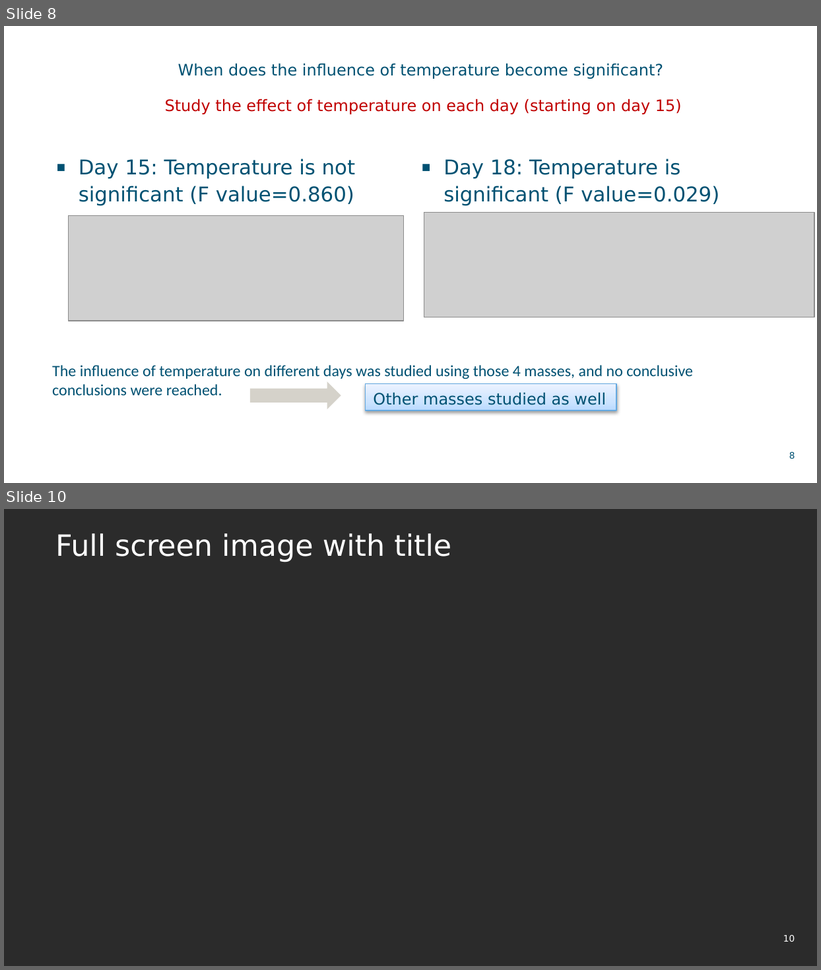
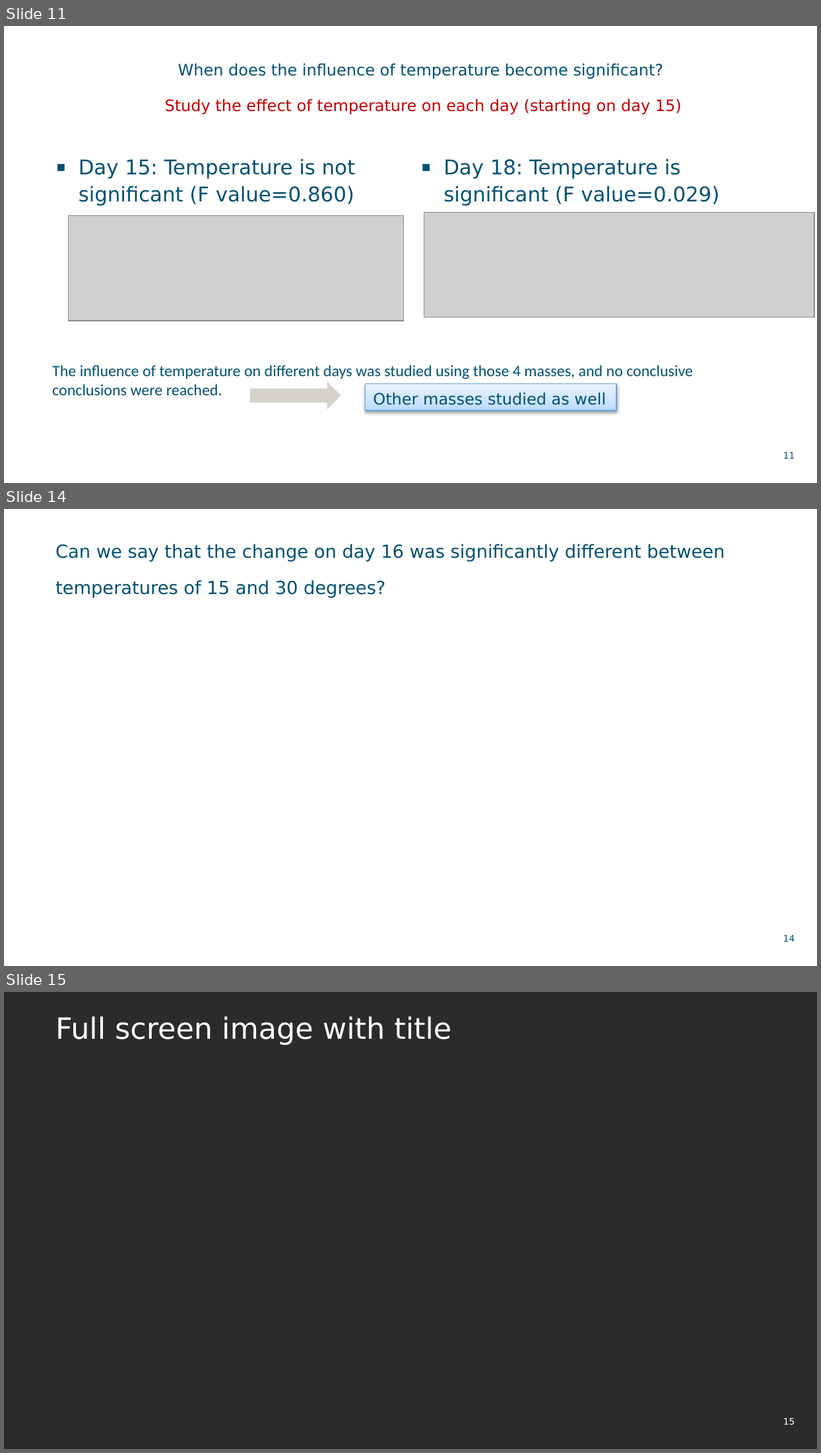
Before and after one commit to MMBDD/Serbia, a slide deck: Brines/UF.pptx. Shown one above the other, each under a label of ours: slides 8 and 10 before the commit, slides 11, 14 and 15 after it; the slides between them are not shown. The pictures are 821x970 and 821x1453 pixels, drawn with LibreOffice and Linux fonts; fonts in the diff are those of the drawing; grey boxes stand for pictures; background and template pictures are left out; a plain dark background stands for a picture behind light text. Boxes give left, top, right and bottom in pixels: in the first picture for what was removed or moved away, otherwise in the second. Text is boxed around its words. In the diff, an @@ line names an element or a change of style, - is before the commit and + after.

```diff
--- a/Brines/UF.pptx
+++ b/Brines/UF.pptx
@@ slide 14 added at (x1=4, y1=509, x2=817, y2=966), background picture (left out) @@
@@ title added at (x1=54, y1=524, x2=795, y2=610), outline #005172 0 pt, 16 pt, text #005172 @@
+Can we say that the change on day 16 was significantly different between temperatures of 15 and 30 degrees?
@@ page number added at (x1=783, y1=935, x2=795, y2=942), 8 pt, text #005172 @@
+14
@@ what was slide 8 is now slide 11 @@
@@ page number at (x1=783, y1=452, x2=795, y2=459): text changed @@
-8
+11
@@ what was slide 10 is now slide 15 @@
@@ page number at (x1=783, y1=1418, x2=795, y2=1425): text changed @@
-10
+15
```
Also in this commit, not shown: 5 other slides added, 1 slide removed.
